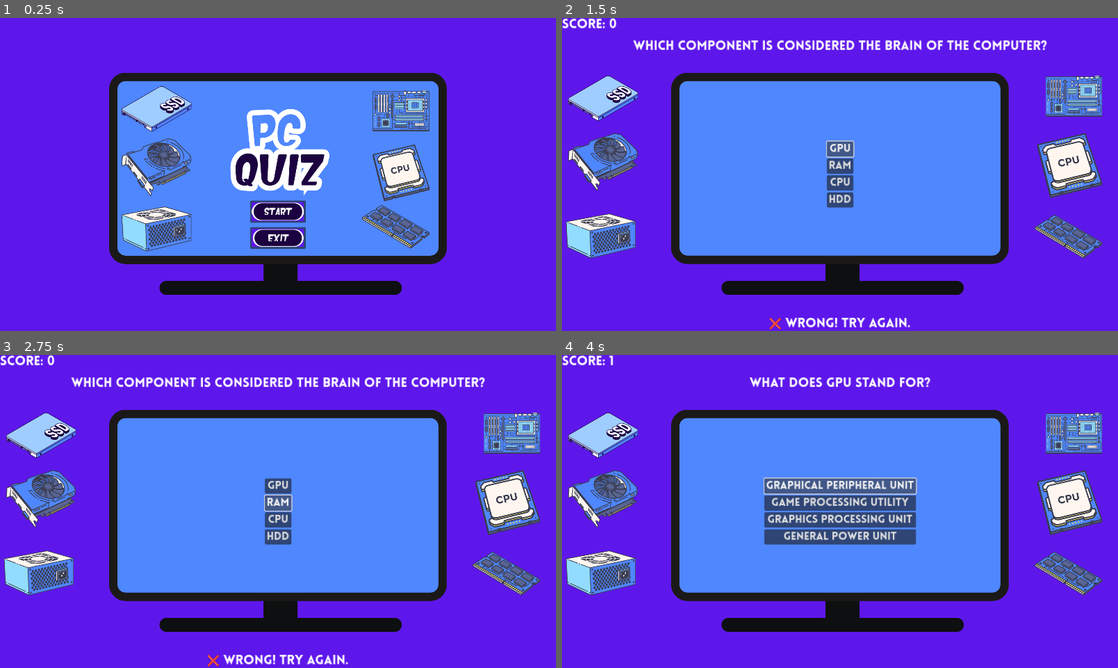
Above: before the commit, frames 1-4 (two rows, left to right).
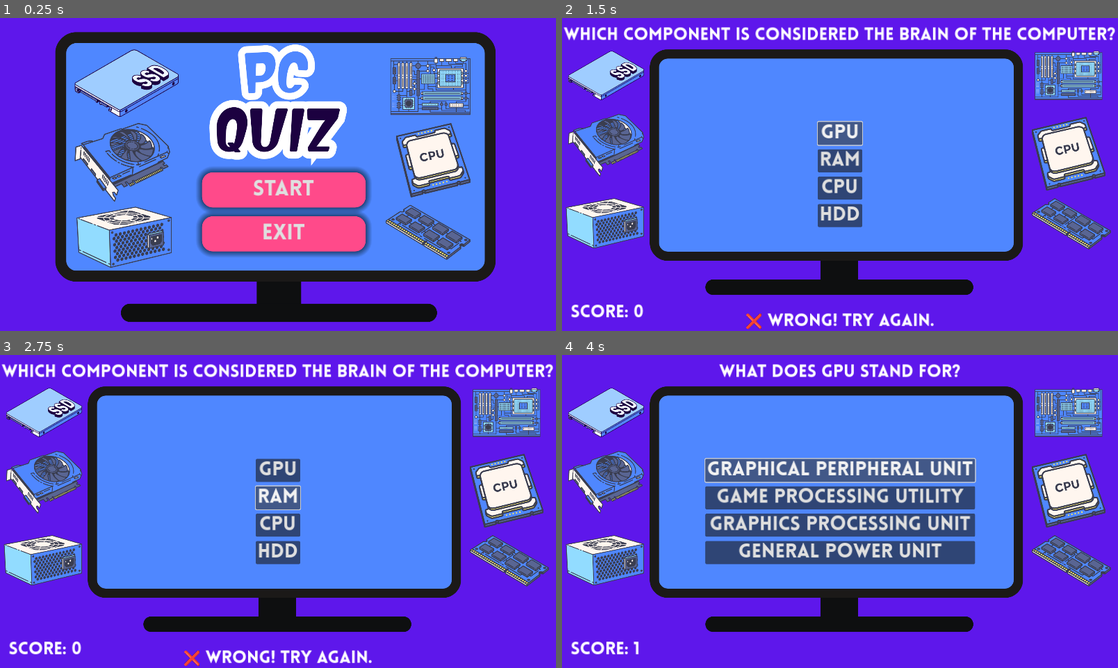
Above: after the commit, the same moments.

Repository: optimus1977/Find_Components
Game: Godot game, scene res://scenes/main_menu.tscn
The game is run twice, just before and just after one commit, with the same random seed, the same clock (stepped at 60 frames per second) and the same inputs.
Inputs (mouse positions are in pixels of both pictures, inside the frame that each line leads up to; where the layout moved, square brackets give the same spot in the first picture):
- Up to frame 1 (0.25 s): no input
- Up to frame 2 (1.5 s): click (845, 190) [840, 212] at 0.5 s; click "GPU" at 1.25 s
- Up to frame 3 (2.75 s): click "RAM" at 2 s
- Up to frame 4 (4 s): click "CPU" at 2.75 s; click "PSU" at 3.5 s

The runs differ from the first frame. In frame 1, 57% of the frame differs, in the area x 9-90%, y 4-98%; in frame 2, 32%; in frame 3, 33%; in frame 4, 41%.

Commit message:
Multiple Changes

Diff:
--- a/scenes/main_menu.tscn
+++ b/scenes/main_menu.tscn
@@ -1,12 +1,75 @@
-[gd_scene load_steps=6 format=3 uid="uid://duxj1d32v8s2i"]
+[gd_scene load_steps=13 format=3 uid="uid://duxj1d32v8s2i"]
 
-[ext_resource type="Script" path="res://scripts/main_menu.gd" id="1_0sk3i"]
-[ext_resource type="Texture2D" uid="uid://moxwegbc76e8" path="res://assests/quiz/StartMenu.png" id="2_hk0y2"]
-[ext_resource type="Texture2D" uid="uid://lcredspsvpu6" path="res://assests/quiz/StartButton.png" id="3_bhxyn"]
-[ext_resource type="Texture2D" uid="uid://bvrro7uvr5qfc" path="res://assests/quiz/ExitButton.png" id="4_vjqgq"]
+[ext_resource type="Script" path="res://scripts/main_menu.gd" id="1_tl1h8"]
+[ext_resource type="Texture2D" uid="uid://dotxrf5wlv4yu" path="res://assests/quiz/StartMenuBig.png" id="2_p1ir6"]
+[ext_resource type="FontFile" uid="uid://kw56f4qu3c41" path="res://Lovelo Black.otf" id="3_nq5r8"]
 
 [sub_resource type="StyleBoxTexture" id="StyleBoxTexture_jqj5h"]
-texture = ExtResource("2_hk0y2")
+texture = ExtResource("2_p1ir6")
+
+[sub_resource type="StyleBoxFlat" id="StyleBoxFlat_xtctd"]
+bg_color = Color(0, 0.100987, 0.170159, 1)
+corner_radius_top_left = 25
+corner_radius_top_right = 25
+corner_radius_bottom_right = 25
+corner_radius_bottom_left = 25
+shadow_color = Color(1, 0.291348, 0.539142, 1)
+shadow_size = 15
+
+[sub_resource type="StyleBoxFlat" id="StyleBoxFlat_rbab2"]
+bg_color = Color(1, 0.291348, 0.539142, 1)
+border_color = Color(0, 0.902433, 0.983854, 1)
+corner_radius_top_left = 25
+corner_radius_top_right = 25
+corner_radius_bottom_right = 25
+corner_radius_bottom_left = 25
+shadow_color = Color(0.00578383, 0.0996237, 0.146819, 0.6)
+shadow_size = 15
+
+[sub_resource type="StyleBoxFlat" id="StyleBoxFlat_bmr0o"]
+bg_color = Color(0.0076577, 0.304407, 0.805727, 1)
+corner_radius_top_left = 25
+corner_radius_top_right = 25
+corner_radius_bottom_right = 25
+corner_radius_bottom_left = 25
+shadow_color = Color(0.280295, 0.846681, 0.970272, 0.6)
+
+[sub_resource type="Theme" id="Theme_w4jg6"]
+Button/styles/hover = SubResource("StyleBoxFlat_xtctd")
+Button/styles/normal = SubResource("StyleBoxFlat_rbab2")
+Button/styles/pressed = SubResource("StyleBoxFlat_bmr0o")
+
+[sub_resource type="StyleBoxFlat" id="StyleBoxFlat_afcg8"]
+bg_color = Color(0, 0.100987, 0.170159, 1)
+corner_radius_top_left = 25
+corner_radius_top_right = 25
+corner_radius_bottom_right = 25
+corner_radius_bottom_left = 25
+shadow_color = Color(1, 0.291348, 0.539142, 1)
+shadow_size = 15
+
+[sub_resource type="StyleBoxFlat" id="StyleBoxFlat_rhjos"]
+bg_color = Color(1, 0.291348, 0.539142, 1)
+border_color = Color(0, 0.902433, 0.983854, 1)
+corner_radius_top_left = 25
+corner_radius_top_right = 25
+corner_radius_bottom_right = 25
+corner_radius_bottom_left = 25
+shadow_color = Color(0.00578383, 0.0996237, 0.146819, 0.6)
+shadow_size = 15
+
+[sub_resource type="StyleBoxFlat" id="StyleBoxFlat_eg1hp"]
+bg_color = Color(0.0076577, 0.304407, 0.805727, 1)
+corner_radius_top_left = 25
+corner_radius_top_right = 25
+corner_radius_bottom_right = 25
+corner_radius_bottom_left = 25
+shadow_color = Color(0.280295, 0.846681, 0.970272, 0.6)
+
+[sub_resource type="Theme" id="Theme_oyval"]
+Button/styles/hover = SubResource("StyleBoxFlat_afcg8")
+Button/styles/normal = SubResource("StyleBoxFlat_rhjos")
+Button/styles/pressed = SubResource("StyleBoxFlat_eg1hp")
 
 [node name="MainMenu" type="Control"]
 layout_mode = 3
@@ -33,21 +96,30 @@
 anchor_top = 0.5
 anchor_right = 0.5
 anchor_bottom = 0.5
-offset_left = -64.0
-offset_top = 60.0
-offset_right = 64.0
-offset_bottom = 171.0
+offset_left = -175.0
+offset_top = -5.0
+offset_right = 202.0
+offset_bottom = 177.0
 grow_horizontal = 2
 grow_vertical = 2
-theme_override_constants/separation = 10
+theme_override_constants/separation = 20
 
 [node name="StartButton" type="Button" parent="VBoxContainer"]
 layout_mode = 2
-icon = ExtResource("3_bhxyn")
+size_flags_vertical = 3
+theme = SubResource("Theme_w4jg6")
+theme_override_fonts/font = ExtResource("3_nq5r8")
+theme_override_font_sizes/font_size = 50
+text = "Start"
 
 [node name="ExitButton" type="Button" parent="VBoxContainer"]
 layout_mode = 2
-icon = ExtResource("4_vjqgq")
+size_flags_vertical = 3
+theme = SubResource("Theme_oyval")
+theme_override_fonts/font = ExtResource("3_nq5r8")
+theme_override_font_sizes/font_size = 50
+text = "Exit"
 
+[connection signal="mouse_entered" from="VBoxContainer/StartButton" to="." method="_on_start_button_mouse_entered"]
 [connection signal="pressed" from="VBoxContainer/StartButton" to="." method="_on_start_button_pressed"]
 [connection signal="pressed" from="VBoxContainer/ExitButton" to="." method="_on_exit_button_pressed"]
--- a/scenes/quizz.tscn
+++ b/scenes/quizz.tscn
@@ -1,10 +1,41 @@
-[gd_scene load_steps=6 format=3 uid="uid://beay5iwj30nwd"]
+[gd_scene load_steps=9 format=3 uid="uid://beay5iwj30nwd"]
 
-[ext_resource type="Texture2D" uid="uid://dncv1kx3y5444" path="res://assests/quiz/Bacground.png" id="1_bqh55"]
 [ext_resource type="Script" path="res://scripts/quizz.gd" id="1_emwvt"]
+[ext_resource type="Texture2D" uid="uid://t0d1y3ju63om" path="res://assests/quiz/BackgroundBig.png" id="2_57fss"]
 [ext_resource type="FontFile" uid="uid://kw56f4qu3c41" path="res://Lovelo Black.otf" id="2_nfixd"]
-[ext_resource type="Texture2D" uid="uid://c3drrayfkdi7m" path="res://assests/quiz/PlayButton.png" id="3_17hbw"]
 [ext_resource type="AudioStream" uid="uid://bs46h6gjw4hor" path="res://sounds/game-music-loop-18-153392.mp3" id="5_tchi8"]
+
+[sub_resource type="StyleBoxFlat" id="StyleBoxFlat_gowg5"]
+bg_color = Color(0, 0.100987, 0.170159, 1)
+corner_radius_top_left = 25
+corner_radius_top_right = 25
+corner_radius_bottom_right = 25
+corner_radius_bottom_left = 25
+shadow_color = Color(1, 0.291348, 0.539142, 1)
+shadow_size = 15
+
+[sub_resource type="StyleBoxFlat" id="StyleBoxFlat_b6uhf"]
+bg_color = Color(1, 0.291348, 0.539142, 1)
+border_color = Color(0, 0.902433, 0.983854, 1)
+corner_radius_top_left = 25
+corner_radius_top_right = 25
+corner_radius_bottom_right = 25
+corner_radius_bottom_left = 25
+shadow_color = Color(0.00578383, 0.0996237, 0.146819, 0.6)
+shadow_size = 15
+
+[sub_resource type="StyleBoxFlat" id="StyleBoxFlat_5fxgf"]
+bg_color = Color(0.0076577, 0.304407, 0.805727, 1)
+corner_radius_top_left = 25
+corner_radius_top_right = 25
+corner_radius_bottom_right = 25
+corner_radius_bottom_left = 25
+shadow_color = Color(0.280295, 0.846681, 0.970272, 0.6)
+
+[sub_resource type="Theme" id="Theme_8uys4"]
+Button/styles/hover = SubResource("StyleBoxFlat_gowg5")
+Button/styles/normal = SubResource("StyleBoxFlat_b6uhf")
+Button/styles/pressed = SubResource("StyleBoxFlat_5fxgf")
 
 [node name="Quizz" type="Control"]
 layout_mode = 3
@@ -22,22 +53,37 @@
 anchor_bottom = 1.0
 grow_horizontal = 2
 grow_vertical = 2
-texture = ExtResource("1_bqh55")
+texture = ExtResource("2_57fss")
 expand_mode = 2
 
 [node name="QuestionLabel" type="Label" parent="."]
 layout_mode = 1
-anchors_preset = 5
-anchor_left = 0.5
-anchor_right = 0.5
-offset_left = -77.0
-offset_top = 50.0
-offset_right = 77.0
-offset_bottom = 92.0
+anchors_preset = 10
+anchor_right = 1.0
+offset_top = 20.0
+offset_bottom = 60.0
 grow_horizontal = 2
 theme_override_fonts/font = ExtResource("2_nfixd")
-theme_override_font_sizes/font_size = 30
+theme_override_font_sizes/font_size = 40
 text = "Question"
+horizontal_alignment = 1
+autowrap_mode = 2
+uppercase = true
+
+[node name="PlayGameLabel" type="Label" parent="."]
+layout_mode = 1
+anchors_preset = 10
+anchor_right = 1.0
+offset_left = 226.0
+offset_top = 120.0
+offset_right = -240.0
+offset_bottom = 160.0
+grow_horizontal = 2
+theme_override_fonts/font = ExtResource("2_nfixd")
+theme_override_font_sizes/font_size = 40
+text = "Question"
+horizontal_alignment = 1
+autowrap_mode = 2
 uppercase = true
 
 [node name="FeedbackLabel" type="Label" parent="."]
@@ -50,17 +96,25 @@
 grow_horizontal = 2
 grow_vertical = 0
 theme_override_fonts/font = ExtResource("2_nfixd")
-theme_override_font_sizes/font_size = 30
+theme_override_font_sizes/font_size = 40
+text = "Feedback"
 horizontal_alignment = 1
 vertical_alignment = 1
 uppercase = true
 
 [node name="ScoreLabel" type="Label" parent="."]
-layout_mode = 0
-offset_right = 40.0
-offset_bottom = 31.0
+layout_mode = 1
+anchors_preset = 2
+anchor_top = 1.0
+anchor_bottom = 1.0
+offset_left = 20.0
+offset_top = -60.0
+offset_right = 60.0
+offset_bottom = -20.0
+grow_vertical = 0
 theme_override_fonts/font = ExtResource("2_nfixd")
-theme_override_font_sizes/font_size = 30
+theme_override_font_sizes/font_size = 40
+text = "Score"
 horizontal_alignment = 1
 vertical_alignment = 1
 uppercase = true
@@ -78,26 +132,27 @@
 offset_bottom = 22.0
 grow_horizontal = 2
 grow_vertical = 2
+theme_override_constants/separation = 10
 
 [node name="Button1" type="Button" parent="VBoxContainer"]
 layout_mode = 2
 theme_override_fonts/font = ExtResource("2_nfixd")
-theme_override_font_sizes/font_size = 25
+theme_override_font_sizes/font_size = 45
 
 [node name="Button2" type="Button" parent="VBoxContainer"]
 layout_mode = 2
 theme_override_fonts/font = ExtResource("2_nfixd")
-theme_override_font_sizes/font_size = 25
+theme_override_font_sizes/font_size = 45
 
 [node name="Button3" type="Button" parent="VBoxContainer"]
 layout_mode = 2
 theme_override_fonts/font = ExtResource("2_nfixd")
-theme_override_font_sizes/font_size = 25
+theme_override_font_sizes/font_size = 45
 
 [node name="Button4" type="Button" parent="VBoxContainer"]
 layout_mode = 2
 theme_override_fonts/font = ExtResource("2_nfixd")
-theme_override_font_sizes/font_size = 25
+theme_override_font_sizes/font_size = 45
 
 [node name="PlayGame" type="Button" parent="."]
 layout_mode = 1
@@ -106,13 +161,16 @@
 anchor_top = 0.5
 anchor_right = 0.5
 anchor_bottom = 0.5
-offset_left = -64.0
-offset_top = -25.5
-offset_right = 64.0
-offset_bottom = 25.5
+offset_left = -188.5
+offset_top = -40.5
+offset_right = 188.5
+offset_bottom = 40.5
 grow_horizontal = 2
 grow_vertical = 2
-icon = ExtResource("3_17hbw")
+theme = SubResource("Theme_8uys4")
+theme_override_fonts/font = ExtResource("2_nfixd")
+theme_override_font_sizes/font_size = 50
+text = "Play Game"
 
 [node name="AudioStreamPlayer" type="AudioStreamPlayer" parent="."]
 stream = ExtResource("5_tchi8")
--- a/scripts/quizz.gd
+++ b/scripts/quizz.gd
@@ -61,11 +61,13 @@
 @onready var question_label = $QuestionLabel
 @onready var vbox_container = $VBoxContainer
 @onready var buttons = vbox_container.get_children()
+@onready var playgame_label = $PlayGameLabel
 @onready var feedback_label = $FeedbackLabel
 @onready var score_label = $ScoreLabel
 @onready var next_button = $PlayGame  # The "Next" button
 
 func _ready():
+	playgame_label.visible = false
 	next_button.visible = false  # Hide next button at start
 	load_question()
 
@@ -123,10 +125,12 @@
 	update_score_display()
 	question_label.text = "🎉 Quiz Completed!"
 	feedback_label.text = "Final Score: %d/%d" % [score, questions.size()]
+	playgame_label.text = "Press play game to continue!"
 	for button in buttons:
 		button.visible = false
 
 	next_button.visible = true  # Show the "Next" button
+	playgame_label.visible = true
 
 # When the next button is clicked, you can restart or load another scene
 func _on_play_game_pressed():
Binary file added: assests/quiz/BackgroundBig.png
Not shown, added: assests/quiz/BackgroundBig.png.import
Binary file added: assests/quiz/StartMenuBig.png
Not shown, added: assests/quiz/StartMenuBig.png.import
Not shown: 1 places in scenes/main_menu.tscn that only renumber resources
Binary file added: sounds/Adobe Express - file (1).png
Not shown, added: sounds/Adobe Express - file (1).png.import
Not shown, added: sounds/Start_Button_sound.mp3.import
Not shown, added: sounds/hoover_button_sound.mp3.import
Not shown, changed: exports/web/index.html
Not shown, changed: exports/web/index.js
Not shown, changed: exports/web/index.pck
(and 3 more such lines)
